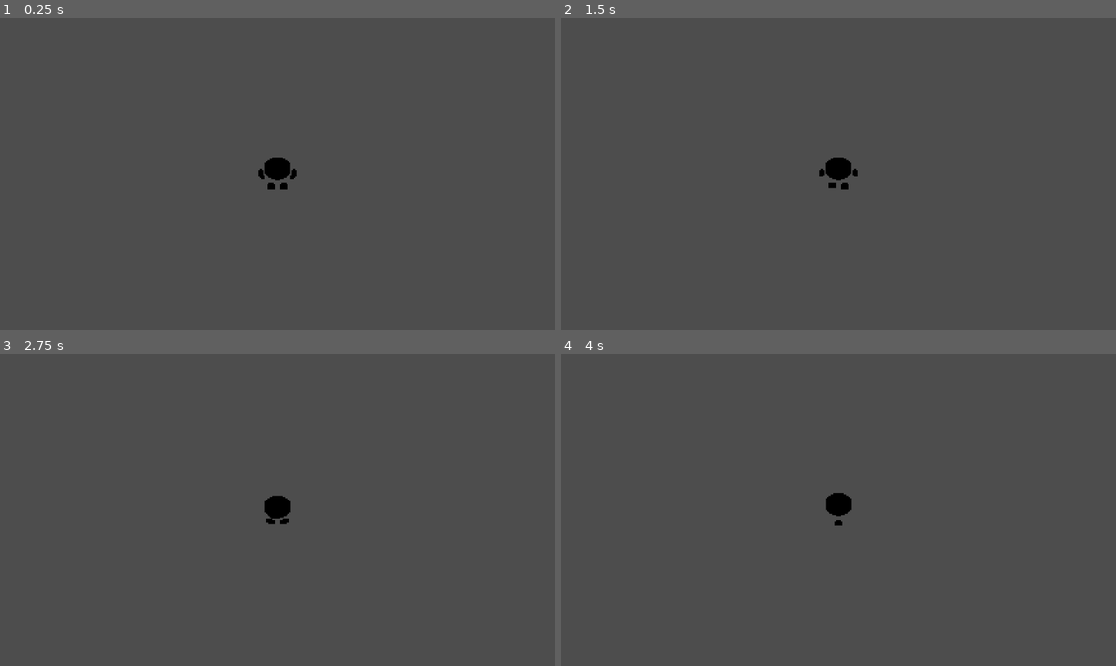
Above: before the commit, frames 1-4 (two rows, left to right).
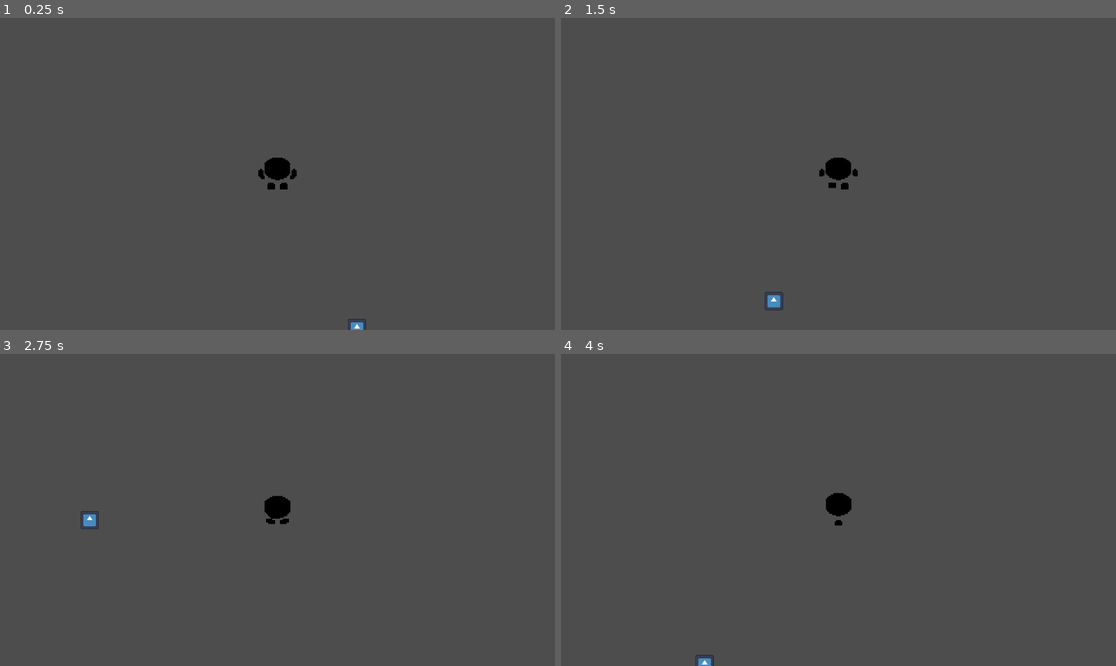
Above: after the commit, the same moments.

Repository: M41T4P-GAMES/Overworked
Game: Godot game, scene res://Scenes/main.tscn
Two runs of this game, one before a commit and one after it. Both use one fixed random seed, a clock stepped at 60 frames per second and the inputs below. This scene is started directly instead of the project's main scene. The engine's default icon, where the game draws it, is replaced by a stand-in: a white triangle on a blue panel in a dark square.
Inputs:
- Up to frame 1 (0.25 s): no input
- Up to frame 2 (1.5 s): tap Enter at 0.5 s; hold D (right) 0.53-1.28 s; hold E (interact) 0.53-1.28 s; hold S (down) from 1.28 s (still down); tap E (interact) at 1.35 s
- Up to frame 3 (2.75 s): release S (down) at 2.03 s; hold D (right) from 2.03 s (still down); hold Space (space) from 2.03 s (still down); tap E (interact) at 2.3 s
- Up to frame 4 (4 s): release D (right) at 2.78 s; release Space (space) at 2.78 s; hold Up (ui_up) 2.78-3.53 s; tap E (interact) at 2.85 s; hold A (left) from 3.53 s (still down); hold E (interact) from 3.53 s (still down)

The runs differ from the first frame. In frame 1, less than 0.1% of the frame differs, in the area x 62-66%, y 96-100%; in frame 2, 0.1%, in the area x 36-41%, y 87-94%; in frame 3, 0.1%; in frame 4, less than 0.1%.

Commit message:
Box movement code change

Diff:
--- a/Scenes/box.tscn
+++ b/Scenes/box.tscn
@@ -1,21 +1,13 @@
-[gd_scene load_steps=4 format=3 uid="uid://bhedhrwomsm6j"]
-
-[ext_resource type="Script" uid="uid://dblu4bb8hvvmv" path="res://Scripts/box.gd" id="1_ego7h"]
-[ext_resource type="Texture2D" uid="uid://dugfiin2drgr4" path="res://icon.svg" id="1_xkb4e"]
+[gd_scene load_steps=2 format=3 uid="uid://bhedhrwomsm6j"]
 
 [sub_resource type="RectangleShape2D" id="RectangleShape2D_ego7h"]
-size = Vector2(116, 116)
+size = Vector2(25, 27.5)
 
 [node name="Box" type="StaticBody2D"]
-scale = Vector2(0.4, 0.4)
-script = ExtResource("1_ego7h")
-
-[node name="BoxSprite" type="Sprite2D" parent="."]
-texture = ExtResource("1_xkb4e")
-
-[node name="ItemSprite" type="Sprite2D" parent="."]
+scale = Vector2(1.2, 1.2)
 
 [node name="CollisionShape2D" type="CollisionShape2D" parent="."]
-position = Vector2(-1, 0)
+position = Vector2(1.19209e-06, 1.25)
+scale = Vector2(1, 1)
 shape = SubResource("RectangleShape2D_ego7h")
 disabled = true
--- a/Scenes/main.tscn
+++ b/Scenes/main.tscn
@@ -1,6 +1,7 @@
-[gd_scene load_steps=2 format=3 uid="uid://okgncs467xop"]
+[gd_scene load_steps=3 format=3 uid="uid://okgncs467xop"]
 
 [ext_resource type="Script" uid="uid://vmf0670uammx" path="res://Scripts/main.gd" id="1_jjgbg"]
+[ext_resource type="PackedScene" uid="uid://cjhuj0h71gddn" path="res://Scenes/box_area.tscn" id="2_bo1nx"]
 
 [node name="Main" type="Node2D"]
 script = ExtResource("1_jjgbg")
@@ -12,4 +13,12 @@
 [node name="Udp_timer" type="Timer" parent="."]
 autostart = true
 
+[node name="BoxArea" parent="." instance=ExtResource("2_bo1nx")]
+position = Vector2(164, 320)
+max_capacity = 35
+inventory = Dictionary[int, int]({
+0: 4,
+1: 3
+})
+
 [connection signal="timeout" from="Udp_timer" to="." method="_on_udp_timer_timeout"]
--- a/Scenes/player.tscn
+++ b/Scenes/player.tscn
@@ -1,10 +1,11 @@
-[gd_scene load_steps=105 format=3 uid="uid://ckmv5npbdlsn7"]
+[gd_scene load_steps=106 format=3 uid="uid://ckmv5npbdlsn7"]
 
 [ext_resource type="Script" uid="uid://bt43rkjtaxbup" path="res://Scripts/player.gd" id="1_cvnsp"]
 [ext_resource type="Texture2D" uid="uid://dugfiin2drgr4" path="res://icon.svg" id="2_6t5aa"]
 [ext_resource type="Texture2D" uid="uid://dfoilxkcx32y5" path="res://Assets/Textures/p_walk.png" id="2_fkybt"]
 [ext_resource type="Texture2D" uid="uid://d4maagkcya53p" path="res://Assets/Textures/p_idle.png" id="2_vgqql"]
 [ext_resource type="Script" uid="uid://dkh4gjus75r0u" path="res://Scripts/StorageUI.gd" id="3_6t5aa"]
+[ext_resource type="Texture2D" uid="uid://dw2x8okfxjl7m" path="res://Assets/Textures/parcel_base.png" id="4_x3wgy"]
 
 [sub_resource type="AtlasTexture" id="AtlasTexture_vgqql"]
 atlas = ExtResource("2_vgqql")
@@ -751,6 +752,16 @@
 debug_color = Color(0.763702, 0, 0.346011, 0.42)
 
 [node name="Box" type="Node2D" parent="."]
+visible = false
+
+[node name="BoxSprite" type="Sprite2D" parent="Box"]
+texture_filter = 1
+position = Vector2(0, -39)
+texture = ExtResource("4_x3wgy")
+
+[node name="ItemSprite" type="Sprite2D" parent="Box"]
+texture_filter = 1
+position = Vector2(0, -39)
 
 [node name="Desktop" type="Node2D" parent="."]
 visible = false
@@ -973,10 +984,6 @@
 [node name="MultiplayerSynchronizer" type="MultiplayerSynchronizer" parent="."]
 replication_config = SubResource("SceneReplicationConfig_cvnsp")
 
-[node name="MultiplayerSpawner" type="MultiplayerSpawner" parent="."]
-_spawnable_scenes = PackedStringArray("uid://bhedhrwomsm6j")
-spawn_path = NodePath("../Box")
-
 [connection signal="area_entered" from="PickupRange" to="." method="_on_pickup_range_area_entered"]
 [connection signal="area_exited" from="PickupRange" to="." method="_on_pickup_range_area_exited"]
 [connection signal="pressed" from="BoxStorage/UI/BottomButtons/Add" to="BoxStorage/UI" method="_on_add_pressed"]
--- a/Scripts/BoxArea.gd
+++ b/Scripts/BoxArea.gd
@@ -10,27 +10,28 @@
 
 
 func interact(player: RigidBody2D):
-	var boxes = player.get_node("Box")
 
-	if boxes.get_child_count() != 0:
-		add_box(boxes.get_child(0))
+	if player.carry_id >= 0:
+		add_box(player)
 	else:
 		player.open_storage_ui(inventory)
 
 
-func add_box(new_box: StaticBody2D) -> void:
-	if items+new_box.count > max_capacity:
+func add_box(player: RigidBody2D) -> void:
+	if items + player.carry_count > max_capacity:
 		print("Area is full")
 		return
 
-	items += new_box.count
+	items += player.carry_count
 	# If such a box already exists, add to it, otherwise put it in
-	if inventory.has(new_box.item_id):
-		inventory[new_box.item_id] += new_box.count
+	if inventory.has(player.carry_id):
+		inventory[player.carry_id] += player.carry_count
 	else:
-		inventory[new_box.item_id] = new_box.count
+		inventory[player.carry_id] = player.carry_count
 
-	new_box.queue_free()
+	player.carry_id = -1
+	player.carry_count = 0
+	player.get_node("Box").hide()
 
 
 func evaluate_capacity():
--- a/Scripts/StorageUI.gd
+++ b/Scripts/StorageUI.gd
@@ -45,14 +45,16 @@
 
 
 func _on_get_pressed() -> void:
-	var node = new_box.instantiate()
-	node.init(selected_id, current_count, "Some name", load("res://icon.svg"))
-	get_node("../../Box").add_child(node)
-	node.position = Vector2(0, -100)
-	node.show()
+	var entry: Dictionary = Global.get_entry_by_id("res://Assets/Data/materials_and_products.json", selected_id)
+
+	var player = get_node("../../")
+	player.carry_id = selected_id
+	player.carry_count = current_count
+	player.get_node("Box/ItemSprite").set_texture(load(entry["sprite"]))
+	player.get_node("Box").show()
 
 	inventory[selected_id] -= current_count
 	if inventory[selected_id] == 0:
 		inventory.erase(selected_id)
 
-	get_node("../../").close_storage_ui()
+	player.close_storage_ui()
--- a/Scripts/global.gd
+++ b/Scripts/global.gd
@@ -1,3 +1,13 @@
 extends Node
 
 var skin_color : Color
+
+func get_entry_by_id(file_path: String, target_id: int) -> Dictionary:
+	var file = FileAccess.open(file_path, FileAccess.READ)
+	var json_string = file.get_as_text()
+	file.close()
+	var data = JSON.parse_string(json_string)
+	for entry in data:
+		if entry["id"] == target_id:
+			return entry
+	return {}
--- a/Scripts/player.gd
+++ b/Scripts/player.gd
@@ -5,6 +5,8 @@
 var selected_area = null
 var item_tab = preload("res://Scenes/item_tab.tscn")
 var facing : Vector2i
+var carry_id = -1
+var carry_count = 0
 
 func _ready() -> void:
 	set_multiplayer_authority(int(name))
@@ -109,7 +111,8 @@
 
 	for key in inv.keys():
 		var new_item = item_tab.instantiate()
-		new_item.init(int(key), inv[key], "Some name", load("res://icon.svg"))
+		var entry: Dictionary = Global.get_entry_by_id("res://Assets/Data/materials_and_products.json", key)
+		new_item.init(int(key), inv[key], entry["name"], load(entry["sprite"]))
 		$BoxStorage/UI/ScrollContainer/ItemList.add_child(new_item)
 
 	$BoxStorage/UI.update_inv(inv)
